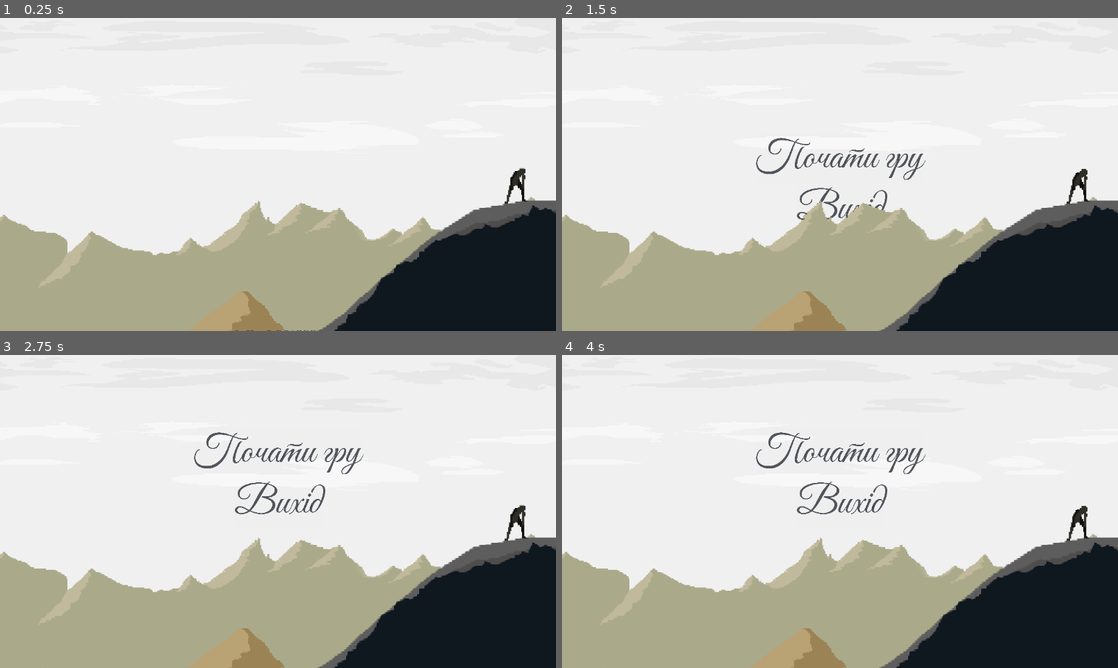
Above: before the commit, frames 1-4 (two rows, left to right).
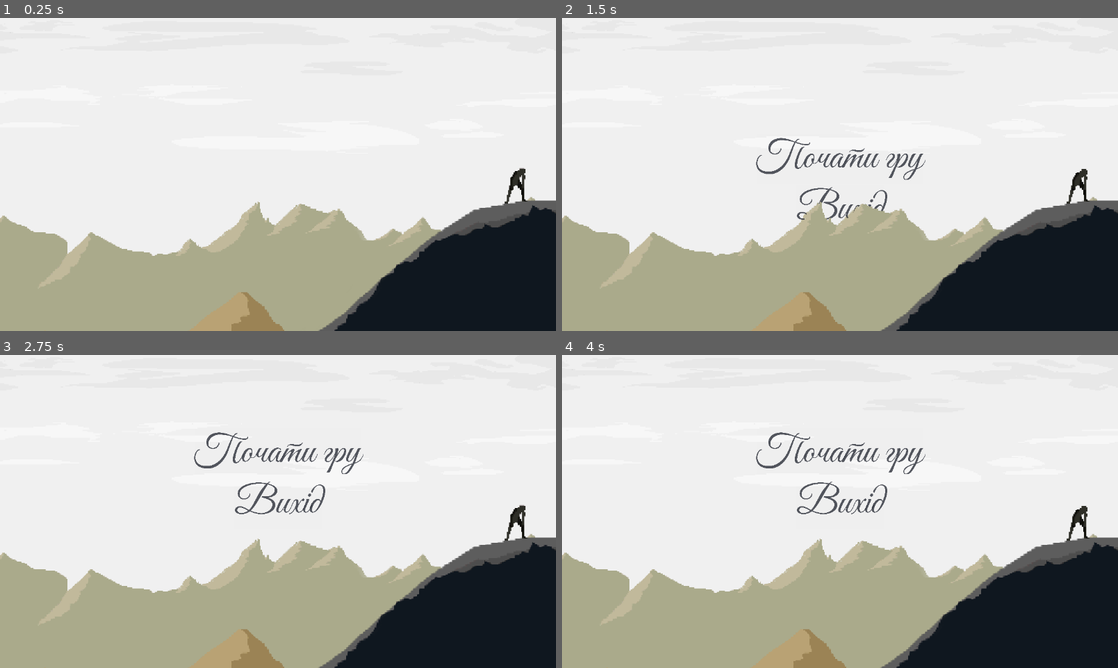
Above: after the commit, the same moments.

Repository: Peter-Pyshnyy/sisyphus
Game: Godot game, scene res://main.tscn
Same seed, same stepped clock (60 frames per second), same inputs: the game is played once before the commit and once after it.
Inputs:
- Up to frame 1 (0.25 s): no input
- Up to frame 2 (1.5 s): click "Почати гру" at 0.5 s; click "Вихід" at 1.25 s
- Up to frame 3 (2.75 s): tap Enter (ui_accept) at 2, 2.1, 2.27, 2.57 s; hold Right (ui_right) from 2.03 s (still down)
- Up to frame 4 (4 s): tap Enter (ui_accept) at 2.75, 2.85, 3.02, 3.32, 3.5, 3.6 s; release Right (ui_right) at 3.53 s; hold Left (ui_left) from 3.53 s (still down)

The runs differ from the first frame. In frame 1, 0.3% of the frame differs, in the area x 0-68%, y 58-100%; in frame 2, 0.3%; in frame 3, 0.3%; in frame 4, 0.3%.

Commit message:
game_state done

Diff:
--- a/game_state.gd
+++ b/game_state.gd
@@ -7,12 +7,28 @@
 @onready var collision_shape_2d = $peak_area/CollisionShape2D
 @onready var peak_timer = $peak_area/PeakTimer
 @onready var cheat_timer = $CheatTimer
+@onready var start_timer = $StartTimer
+@onready var player_position = $player_position
+var finished = false
+var last_height = 100000.0
+var praises = ["Ти на правильному шляху.", "Схоже, ти зрозумів, Сізіфе.", "Альбер Камю, 1942: \n \"Сізіфа потрібно бачити щасливим, адже він зумів залишити ілюзії \n про ціль і сенс, прийнявши абсурд як власну свободу.\""]
 
 func _ready():
 	Global.start_game.connect(start)
 
 func start():
+	Global.started = true
+	start_timer.start()
+
+func _on_start_timer_timeout():
+	$CanvasLayer/MainMenu.visible = false
+	player.position = player_position.position
+	$Player/Camera2D2.enabled = false
+	$Player/Camera2D.enabled = true
+	last_height = 10000.0
 	player.can_move = true
+	collision_shape_2d.set_deferred("disabled",false)
+	cheat_timer.start()
 
 func _on_peak_area_area_entered(area):
 	if area.get_parent().name == "stone":
@@ -21,6 +37,7 @@
 		cheat_timer.stop()
 		area.get_parent().position = stone_position.position
 		peak_timer.start()
+		praise()
 	else:
 		cheat_no_stone_peak()
 
@@ -35,7 +52,17 @@
 		cheat_waited()
 
 func _on_text_anim_timer_timeout():
-	text_anim.play_backwards("text_animation")
+	if !finished:
+		text_anim.play_backwards("text_animation")
+
+func _on_height_timer_timeout():
+	if player.carrying:
+		if (player.position.y > (last_height + 15.0)):
+			print(player.position.y)
+			print(last_height + 15.0)
+			cheat_stay_down()
+		else:
+			last_height = player.position.y
 
 func print_text(text):
 	label.text = text
@@ -43,7 +70,7 @@
 	text_anim_timer.start()
 
 func cheat_no_stone_peak():
-	print_text("Ти так нічого і не зрозумів, Сізифе.")
+	print_text("Ти так нічого і не зрозумів, Сізіфе.")
 	lightning_reset()
 
 func cheat_went_left():
@@ -51,7 +78,47 @@
 	lightning_reset()
 
 func cheat_waited():
-	print_text("Не намагайся нас обдурити, Сізифе!")
+	print_text("Не намагайся нас обдурити, Сізіфе!")
+	lightning_reset()
+
+func cheat_leave():
+	print_text("Прийми себе, Сізіфе! Залиш ці ідеї.")
+	lightning_reset()
+
+func cheat_stay_down():
+	print_text("Не потрібен сенс, щоб йти далі.")
+	lightning_reset()
 
 func lightning_reset():
 	print("lightning")
+	player.can_move = false
+	player.start_idle_anim()
+	reset()
+
+func _on_button_2_pressed():
+	$CanvasLayer/VBoxContainer.visible = false
+	cheat_leave()
+
+func reset():
+	start()
+	peak_timer.stop()
+
+func praise():
+	Global.correct_runs += 1
+
+	if Global.correct_runs == 3:
+		finished = true
+		peak_timer.stop()
+		cheat_timer.stop()
+		start_timer.stop()
+		$HeightTimer.stop()
+		text_anim_timer.stop()
+		player.can_move = false
+		player.start_idle_anim()
+		$CanvasLayer/ButtonExit.disabled = false
+		$CanvasLayer/ExitAnim.play("exit_anim")
+	print_text(praises[Global.correct_runs - 1])
+
+
+func _on_button_exit_pressed():
+	get_tree().quit()
--- a/main.tscn
+++ b/main.tscn
@@ -11,6 +11,7 @@
 [ext_resource type="PackedScene" uid="uid://bb2xrsdxrrpqd" path="res://stone.tscn" id="8_5vw27"]
 [ext_resource type="PackedScene" uid="uid://6j1pb7wp3oab" path="res://main_menu.tscn" id="9_kek77"]
 [ext_resource type="FontFile" uid="uid://4mqn47yv5vvy" path="res://Pangolin-Regular.ttf" id="11_efxa6"]
+[ext_resource type="FontFile" uid="uid://br5petpouymi7" path="res://GreatVibes-Regular.ttf" id="12_dg77c"]
 
 [sub_resource type="ShaderMaterial" id="ShaderMaterial_lquwl"]
 shader = ExtResource("4_1bvp3")
@@ -35,6 +36,18 @@
 
 [sub_resource type="RectangleShape2D" id="RectangleShape2D_dg77c"]
 size = Vector2(131.25, 155)
+
+[sub_resource type="StyleBoxFlat" id="StyleBoxFlat_dg77c"]
+bg_color = Color(0.952941, 0.933333, 0.909804, 0.803922)
+
+[sub_resource type="StyleBoxFlat" id="StyleBoxFlat_ycdy4"]
+bg_color = Color(0.929412, 0.905882, 0.870588, 1)
+
+[sub_resource type="StyleBoxFlat" id="StyleBoxFlat_w48qg"]
+bg_color = Color(0.930524, 0.904246, 0.870169, 1)
+
+[sub_resource type="StyleBoxFlat" id="StyleBoxFlat_efxa6"]
+bg_color = Color(0.952941, 0.933333, 0.909804, 1)
 
 [sub_resource type="Animation" id="Animation_efxa6"]
 resource_name = "text_animation"
@@ -66,10 +79,63 @@
 "values": [0.0]
 }
 
+[sub_resource type="Animation" id="Animation_ycdy4"]
+resource_name = "new_animation"
+
+[sub_resource type="Animation" id="Animation_w48qg"]
+resource_name = "exit_text"
+length = 2.5
+
 [sub_resource type="AnimationLibrary" id="AnimationLibrary_ycdy4"]
 _data = {
 &"RESET": SubResource("Animation_dg77c"),
+&"exit_text": SubResource("Animation_w48qg"),
+&"new_animation": SubResource("Animation_ycdy4"),
 &"text_animation": SubResource("Animation_efxa6")
+}
+
+[sub_resource type="StyleBoxEmpty" id="StyleBoxEmpty_ycdy4"]
+
+[sub_resource type="StyleBoxEmpty" id="StyleBoxEmpty_w48qg"]
+
+[sub_resource type="StyleBoxFlat" id="StyleBoxFlat_vivmo"]
+bg_color = Color(0, 0, 0, 0.00392157)
+
+[sub_resource type="Animation" id="Animation_vivmo"]
+resource_name = "exit_anim"
+length = 2.5
+tracks/0/type = "value"
+tracks/0/imported = false
+tracks/0/enabled = true
+tracks/0/path = NodePath("ButtonExit:modulate")
+tracks/0/interp = 1
+tracks/0/loop_wrap = true
+tracks/0/keys = {
+"times": PackedFloat32Array(1.36667, 2.46667),
+"transitions": PackedFloat32Array(1, 1),
+"update": 0,
+"values": [Color(1, 1, 1, 0), Color(1, 1, 1, 1)]
+}
+
+[sub_resource type="Animation" id="Animation_2cqfq"]
+length = 0.001
+tracks/0/type = "value"
+tracks/0/imported = false
+tracks/0/enabled = true
+tracks/0/path = NodePath("ButtonExit:modulate")
+tracks/0/interp = 1
+tracks/0/loop_wrap = true
+tracks/0/keys = {
+"times": PackedFloat32Array(0),
+"transitions": PackedFloat32Array(1),
+"update": 0,
+"values": [Color(1, 1, 1, 0)]
+}
+
+[sub_resource type="AnimationLibrary" id="AnimationLibrary_yaehf"]
+_data = {
+&"RESET": SubResource("Animation_2cqfq"),
+&"exit_anim": SubResource("Animation_vivmo")
 }
 
 [node name="Main" type="Node2D"]
@@ -222,12 +288,13 @@
 collision_mask = 6
 
 [node name="CollisionShape2D" type="CollisionShape2D" parent="peak_area"]
-position = Vector2(2127, -769)
+position = Vector2(2165, -747)
 shape = SubResource("RectangleShape2D_efxa6")
 disabled = true
 
 [node name="PeakTimer" type="Timer" parent="peak_area"]
 wait_time = 10.0
+one_shot = true
 
 [node name="left_area" type="Area2D" parent="."]
 collision_layer = 0
@@ -237,24 +304,76 @@
 position = Vector2(-557.625, 160)
 shape = SubResource("RectangleShape2D_dg77c")
 
+[node name="player_position" type="Node2D" parent="."]
+position = Vector2(83, 219)
+
 [node name="stone_position" type="Node2D" parent="."]
 position = Vector2(242, 159)
 
 [node name="CanvasLayer" type="CanvasLayer" parent="."]
 
 [node name="MainMenu" parent="CanvasLayer" instance=ExtResource("9_kek77")]
+
+[node name="VBoxContainer" type="VBoxContainer" parent="CanvasLayer"]
+visible = false
+anchors_preset = -1
+anchor_left = 0.35
+anchor_top = 0.26
+anchor_right = 0.65
+anchor_bottom = 0.579
+offset_left = -3.05176e-05
+offset_top = -0.200012
+offset_right = -6.10352e-05
+offset_bottom = 0.119965
+grow_horizontal = 2
+grow_vertical = 2
+
+[node name="Button" type="Button" parent="CanvasLayer/VBoxContainer"]
+layout_mode = 2
+theme_override_colors/font_hover_color = Color(0.0588235, 0.0901961, 0.121569, 1)
+theme_override_colors/font_color = Color(0.0588235, 0.0901961, 0.121569, 1)
+theme_override_colors/font_focus_color = Color(0.0588235, 0.0901961, 0.121569, 1)
+theme_override_colors/font_pressed_color = Color(0.0588235, 0.0901961, 0.121569, 1)
+theme_override_fonts/font = ExtResource("11_efxa6")
+theme_override_font_sizes/font_size = 41
+theme_override_styles/focus = SubResource("StyleBoxFlat_dg77c")
+theme_override_styles/hover = SubResource("StyleBoxFlat_ycdy4")
+theme_override_styles/pressed = SubResource("StyleBoxFlat_w48qg")
+theme_override_styles/normal = SubResource("StyleBoxFlat_efxa6")
+text = "Продовжити"
+
+[node name="HSeparator" type="HSeparator" parent="CanvasLayer/VBoxContainer"]
+modulate = Color(1, 1, 1, 0)
+custom_minimum_size = Vector2(0, 43.32)
+layout_mode = 2
+
+[node name="Button2" type="Button" parent="CanvasLayer/VBoxContainer"]
+layout_mode = 2
+theme_override_colors/font_hover_color = Color(0.0588235, 0.0901961, 0.121569, 1)
+theme_override_colors/font_color = Color(0.0588235, 0.0901961, 0.121569, 1)
+theme_override_colors/font_focus_color = Color(0.0588235, 0.0901961, 0.121569, 1)
+theme_override_colors/font_pressed_color = Color(0.0588235, 0.0901961, 0.121569, 1)
+theme_override_fonts/font = ExtResource("11_efxa6")
+theme_override_font_sizes/font_size = 41
+theme_override_styles/focus = SubResource("StyleBoxFlat_dg77c")
+theme_override_styles/hover = SubResource("StyleBoxFlat_ycdy4")
+theme_override_styles/pressed = SubResource("StyleBoxFlat_w48qg")
+theme_override_styles/normal = SubResource("StyleBoxFlat_efxa6")
+text = "Залишити гру"
 
 [node name="Label" type="Label" parent="CanvasLayer"]
 z_index = 2000
 anchors_preset = -1
-anchor_right = 0.139
-anchor_bottom = 0.032
-offset_right = -137.92
-offset_bottom = -0.0400009
+anchor_right = 0.379
+anchor_bottom = 0.354
+offset_right = 1118.88
+offset_bottom = 0.119995
 theme_override_colors/font_color = Color(0.133333, 0.184314, 0.239216, 0.733333)
 theme_override_fonts/font = ExtResource("11_efxa6")
 theme_override_font_sizes/font_size = 35
-text = "Ти так нічого і не зрозумів"
+text = "Сізіфа так, що він щасливий, бо зумів залишити ілюзії
+про ціль і сенс, прийнявши абсурд 1як власну свободу."
+max_lines_visible = 5
 visible_characters = 0
 visible_ratio = 0.0
 
@@ -267,11 +386,60 @@
 wait_time = 5.0
 one_shot = true
 
+[node name="ButtonExit" type="Button" parent="CanvasLayer"]
+modulate = Color(1, 1, 1, 0)
+anchors_preset = 8
+anchor_left = 0.5
+anchor_top = 0.5
+anchor_right = 0.5
+anchor_bottom = 0.5
+offset_left = -100.0
+offset_top = -111.0
+offset_right = 100.0
+offset_bottom = 2.0
+grow_horizontal = 2
+grow_vertical = 2
+size_flags_horizontal = 4
+size_flags_vertical = 6
+theme_override_colors/font_disabled_color = Color(0.0784314, 0.0941176, 0.137255, 0.721569)
+theme_override_colors/font_hover_color = Color(0.122644, 0.142069, 0.200454, 0.901961)
+theme_override_colors/font_color = Color(0.0784314, 0.0941176, 0.137255, 0.721569)
+theme_override_colors/font_focus_color = Color(0.0784314, 0.0941176, 0.137255, 0.721569)
+theme_override_colors/font_pressed_color = Color(0.0784314, 0.0941176, 0.137255, 0.721569)
+theme_override_fonts/font = ExtResource("12_dg77c")
+theme_override_font_sizes/font_size = 90
+theme_override_styles/focus = SubResource("StyleBoxEmpty_ycdy4")
+theme_override_styles/disabled = SubResource("StyleBoxEmpty_w48qg")
+theme_override_styles/hover = SubResource("StyleBoxFlat_vivmo")
+theme_override_styles/pressed = SubResource("StyleBoxFlat_vivmo")
+theme_override_styles/normal = SubResource("StyleBoxFlat_vivmo")
+disabled = true
+text = "Вихід
+"
+
+[node name="ExitAnim" type="AnimationPlayer" parent="CanvasLayer"]
+libraries = {
+&"": SubResource("AnimationLibrary_yaehf")
+}
+
 [node name="CheatTimer" type="Timer" parent="."]
 wait_time = 15.0
+one_shot = true
+
+[node name="StartTimer" type="Timer" parent="."]
+wait_time = 3.0
+one_shot = true
+
+[node name="HeightTimer" type="Timer" parent="."]
+wait_time = 6.0
 
 [connection signal="area_entered" from="peak_area" to="." method="_on_peak_area_area_entered"]
 [connection signal="timeout" from="peak_area/PeakTimer" to="." method="_on_peak_timer_timeout"]
 [connection signal="area_entered" from="left_area" to="." method="_on_left_area_area_entered"]
+[connection signal="pressed" from="CanvasLayer/VBoxContainer/Button" to="Player" method="_on_button_pressed"]
+[connection signal="pressed" from="CanvasLayer/VBoxContainer/Button2" to="." method="_on_button_2_pressed"]
 [connection signal="timeout" from="CanvasLayer/TextAnimTimer" to="." method="_on_text_anim_timer_timeout"]
+[connection signal="pressed" from="CanvasLayer/ButtonExit" to="." method="_on_button_exit_pressed"]
 [connection signal="timeout" from="CheatTimer" to="." method="_on_cheat_timer_timeout"]
+[connection signal="timeout" from="StartTimer" to="." method="_on_start_timer_timeout"]
+[connection signal="timeout" from="HeightTimer" to="." method="_on_height_timer_timeout"]
--- a/main_menu.tscn
+++ b/main_menu.tscn
@@ -170,10 +170,10 @@
 anchors_preset = 2
 anchor_top = 1.0
 anchor_bottom = 1.0
-offset_left = -640.0
-offset_top = 14.0
-offset_right = 969.0
-offset_bottom = 493.0
+offset_left = -641.0
+offset_top = 16.0
+offset_right = 968.0
+offset_bottom = 495.0
 grow_vertical = 0
 scale = Vector2(0.72, 0.72)
 texture = ExtResource("3_fu7sn")
--- a/scripts/Global.gd
+++ b/scripts/Global.gd
@@ -1,3 +1,5 @@
 extends Node
+var started = false
+var correct_runs = 0
 
 signal start_game
--- a/scripts/player.gd
+++ b/scripts/player.gd
@@ -3,6 +3,8 @@
 @onready var remote_transform_2d = $RemoteTransform2D
 @onready var sprite: AnimatedSprite2D = $AnimatedSprite2D
 @onready var cheat_timer = $"../CheatTimer"
+@onready var height_timer = $"../HeightTimer"
+
 
 const BASE_SPEED = 180.0  # base speed on flat surface
 const JUMP_VELOCITY = -400.0
@@ -13,6 +15,15 @@
 var can_move = false
 
 func _physics_process(delta: float) -> void:
+	if !Global.started:
+		return
+
+	if Input.is_action_just_pressed("ui_cancel"):
+		if can_move:
+			pause()
+		else:
+			unpause()
+
 	if !can_move:
 		return
 
@@ -59,6 +70,7 @@
 func put_down_stone():
 	move_animation = "walk"
 	idle_animation = "idle"
+	height_timer.stop()
 	var stone = get_node(remote_transform_2d.remote_path)
 	remote_transform_2d.remote_path = ""
 	stone.position += Vector2(0.0, 40.0)
@@ -69,6 +81,7 @@
 	if !carrying:
 		move_animation = "carry"
 		idle_animation = "carry_idle"
+		height_timer.start()
 		speed_multiplier = 0.45
 		var stone = area.get_parent()
 		remote_transform_2d.remote_path = stone.get_path()
@@ -79,3 +92,21 @@
 func _on_area_2d_area_exited(area):
 	if carrying:
 		carrying = !carrying
+
+func start_idle_anim():
+	sprite.play(idle_animation)
+
+func pause():
+	$"../CanvasLayer/VBoxContainer".visible = true
+	can_move = false
+	$"../CheatTimer".paused = true
+	$"../peak_area/PeakTimer".paused = true
+
+func unpause():
+	can_move = true
+	$"../CanvasLayer/VBoxContainer".visible = false
+	$"../CheatTimer".paused = false
+	$"../peak_area/PeakTimer".paused = false
+
+func _on_button_pressed():
+	unpause();
Binary file added: MPLUS1p-Regular.ttf
Not shown, added: MPLUS1p-Regular.ttf.import
Not shown: 1 places in main.tscn that only renumber resources
